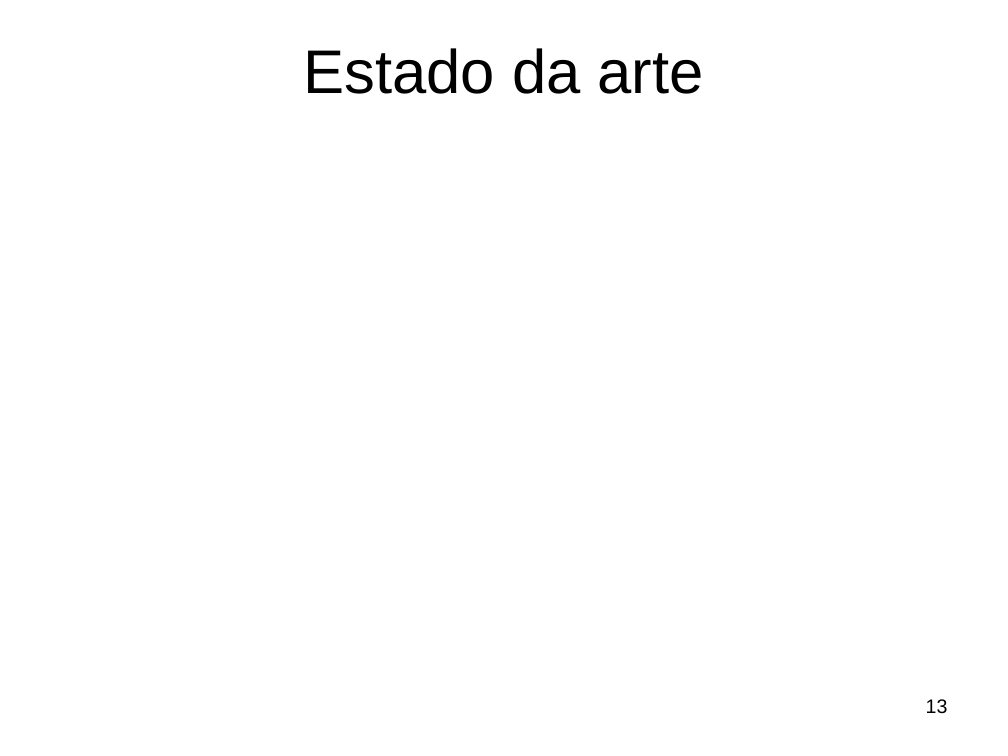
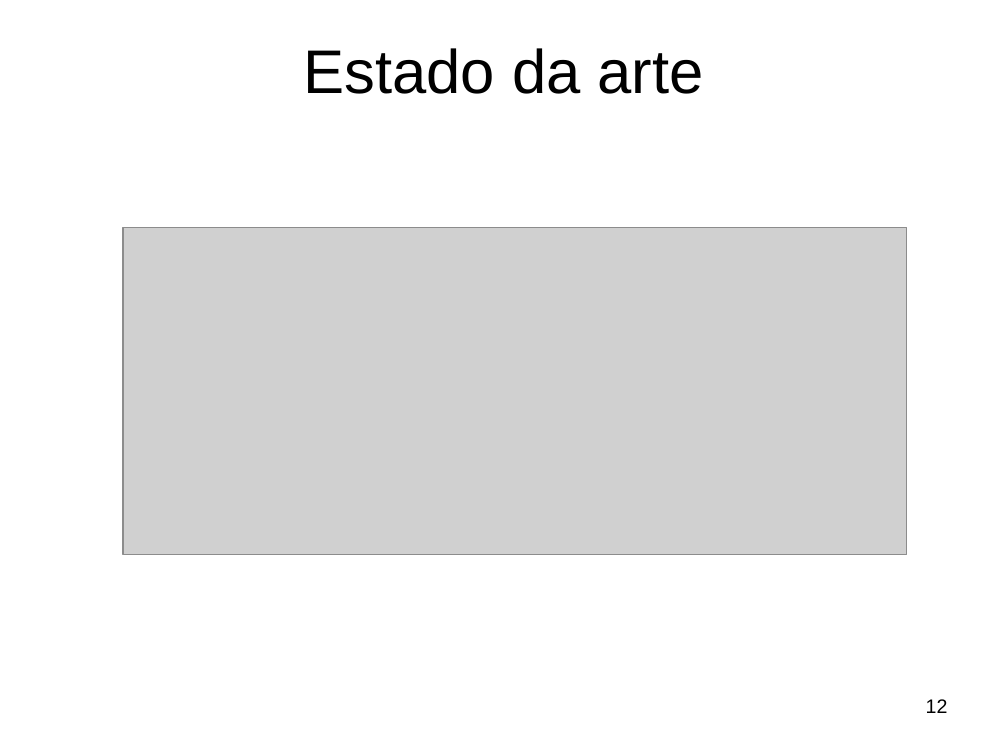
Before and after one commit to leticiawoelfer/algoritmo-genetico-IA, a slide deck: slide 12 of Seminário/Rascunho Douglas/Apresentação Raciocinio Baseado em Casos.pptx (slide 13 before the commit). Drawn at 1008x756 pixels with LibreOffice and Linux fonts; fonts in the diff are those of the drawing; grey boxes stand for pictures; background and template pictures are left out. Boxes give left, top, right and bottom in pixels: in the first picture for what was removed or moved away, otherwise in the second. Text is boxed around its words. In the diff, an @@ line names an element or a change of style, - is before the commit and + after.

Commit message:
Apresentação, estado da arte

```diff
--- a/Seminário/Rascunho Douglas/Apresentação Raciocinio Baseado em Casos.pptx
+++ b/Seminário/Rascunho Douglas/Apresentação Raciocinio Baseado em Casos.pptx
@@ picture added at (x1=123, y1=227, x2=907, y2=554) @@
@@ page number at (x1=926, y1=699, x2=948, y2=713): text changed @@
-13
+12
```
Also in this commit, not shown: 1 other slide changed, 1 slide added, 2 slides removed, 2 other files.
